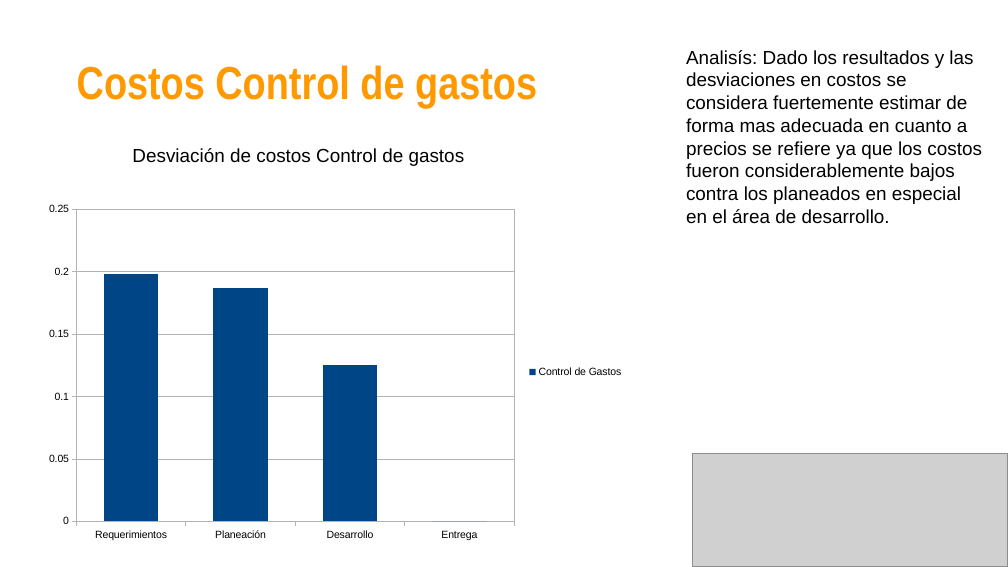
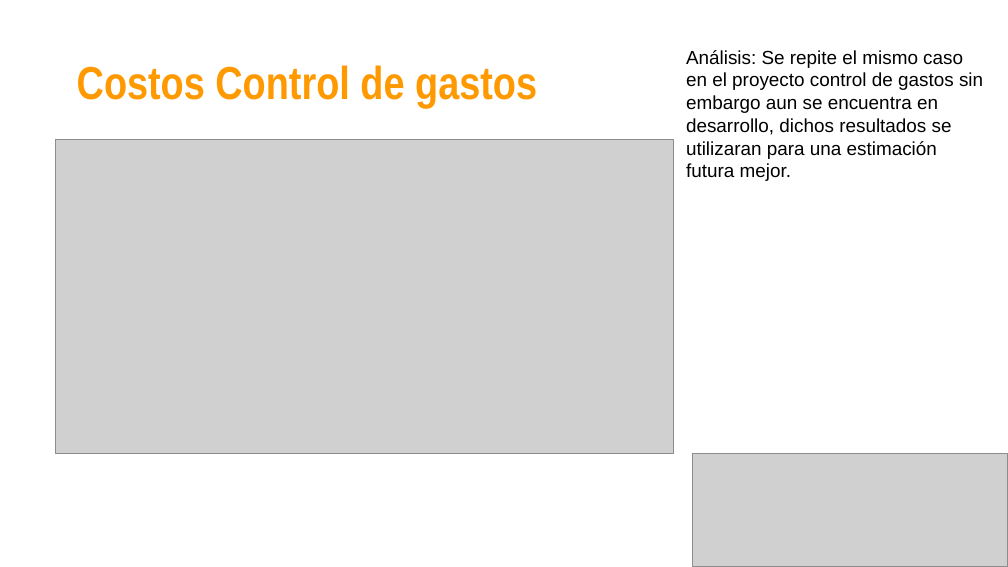
Before and after one commit to jovannyzepeda/Bisoltec, a slide deck: slide 10 of Organizacional/06. Medición y Monitoreo/2016/Bisoltec-ReporteMonitoreo.pptx (slide 8 before the commit). Drawn at 1008x567 pixels with LibreOffice and Linux fonts; fonts in the diff are those of the drawing; grey boxes stand for pictures. Boxes give left, top, right and bottom in pixels: in the first picture for what was removed or moved away, otherwise in the second. Text is boxed around its words. In the diff, an @@ line names an element or a change of style, - is before the commit and + after.

Commit message:
revision de documentos necesarios para la elaboración de acciones correctivas, reporte de monitoreo minuta y concentrado de metricas

```diff
--- a/Organizacional/06. Medición y Monitoreo/2016/Bisoltec-ReporteMonitoreo.pptx
+++ b/Organizacional/06. Medición y Monitoreo/2016/Bisoltec-ReporteMonitoreo.pptx
@@ text at (686,50,983,181): text changed @@
-Analisís: Dado los resultados y las desviaciones en costos se considera fuertemente estimar de forma mas adecuada en cuanto a precios se refiere ya que los costos fueron considerablemente bajos contra los planeados en especial en el área de desarrollo.
+Análisis: Se repite el mismo caso en el proyecto control de gastos sin embargo aun se encuentra en desarrollo, dichos resultados se utilizaran para una estimación futura mejor.
@@ picture added at (56,140,674,454) @@
@@ text removed at (132,148,465,166) @@
-Desviación de costos Control de gastos
@@ column chart removed at (37,197,631,548) @@
-categories: Requerimientos, Planeación, Desarrollo, Entrega
-Control de Gastos: 0.198, 0.187, 0.126, 0
```
Also in this commit, not shown: 23 other slides changed, 9 slides added, 2 slides removed, 8 other files.
